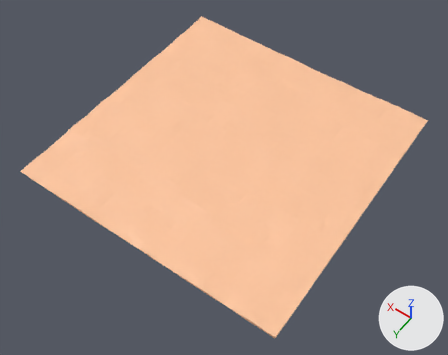
Before and after pictures for a commit that changed the OBJ model assets/models/midGround/midGround.obj.
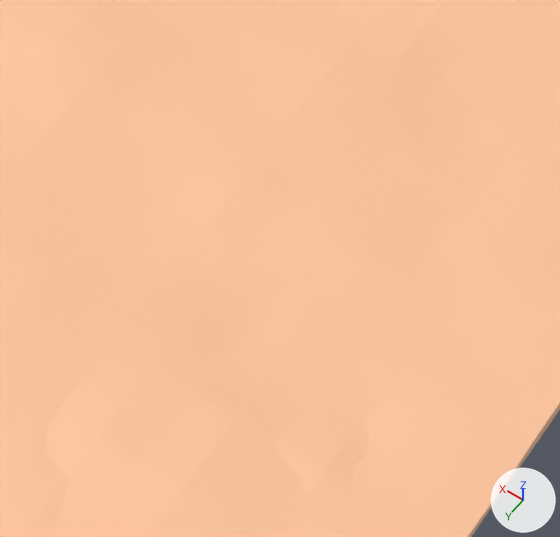
The first picture shows the older version from a camera (50 mm lens) standing at (-28.6, 41.5, 57.4) and looking at (-1.1, 3.0, -3.1). The close-ups show both versions on the part from 58% to 80% of the width and 41% to 68% of the height of that picture; other places that the commit changed are outside them. Arrows for +X, +Y and +Z are at lower right; the lights stay in place. Where no turn or scale is listed for an object, it has been applied to the vertices.
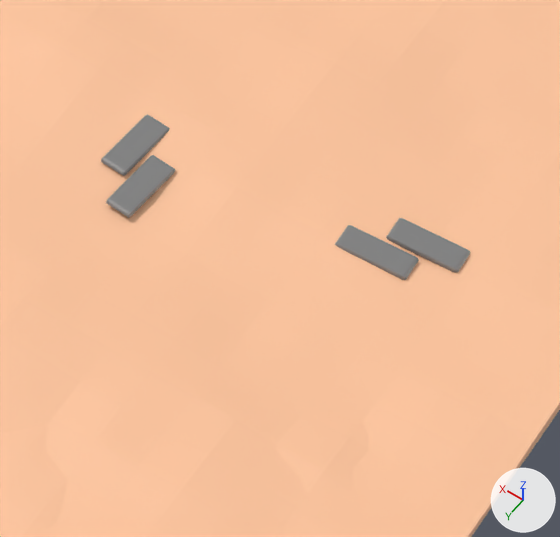
The newer file is also turned or shifted as a whole; pictures and numbers use the older file's frame.

Location of each change, (x1, y1, x2, y2) in pixels of the close-ups (560 x 537 px):
'floor.035', added
    after: (386, 218, 470, 273)
'floor.036', added
    after: (335, 225, 419, 280)
'floor.013', added
    after: (106, 155, 175, 218)
'floor.012', added
    after: (101, 114, 170, 176)

The edits, one by one:
Material 'pierre.086' (mat_pierre_086) is new.
Its base color is (0.22, 0.22, 0.22) (grey #818181).
Its roughness is 0.4.
Material 'pierre.085' (mat_pierre_085) is new.
Its base color is (0.22, 0.22, 0.22) (grey #818181).
Its roughness is 0.4.
Material 'pierre.062' (mat_pierre_062) is new.
Its base color is (0.22, 0.22, 0.22) (grey #818181).
Its roughness is 0.4.
Material 'pierre.061' (mat_pierre_061) is new.
Its base color is (0.22, 0.22, 0.22) (grey #818181).
Its roughness is 0.4.
Mesh me_floor_036 is new.
It has 45 vertices, 42 faces and spans x -13.89..-12.19, y -1.12..-0.41, z -0.1..0.04.
It uses material mat_pierre_086 (grey #818181).
Mesh me_floor_035 is new.
It has 44 vertices, 42 faces and spans x -14.69..-12.98, y -1.92..-1.21, z -0.1..0.04.
It uses material mat_pierre_085 (grey #818181).
Mesh me_floor_013 is new.
It has 44 vertices, 42 faces and spans x -8.46..-7.7, y -0.24..1.49, z -0.09..0.05.
It uses material mat_pierre_062 (grey #818181).
Mesh me_floor_012 is new.
It has 44 vertices, 42 faces and spans x -7.77..-7.01, y -1.13..0.6, z -0.09..0.05.
It uses material mat_pierre_061 (grey #818181).
Object 'floor.036' (ob_floor_036) is new; it shows me_floor_036.
Its location is (0.0, 0.0, -0.58).
Object 'floor.035' (ob_floor_035) is new; it shows me_floor_035.
Its location is (0.0, 0.0, -0.58).
Object 'floor.013' (ob_floor_013) is new; it shows me_floor_013.
Its location is (0.0, 0.0, -0.58).
Object 'floor.012' (ob_floor_012) is new; it shows me_floor_012.
Its location is (0.0, 0.0, -0.58).
